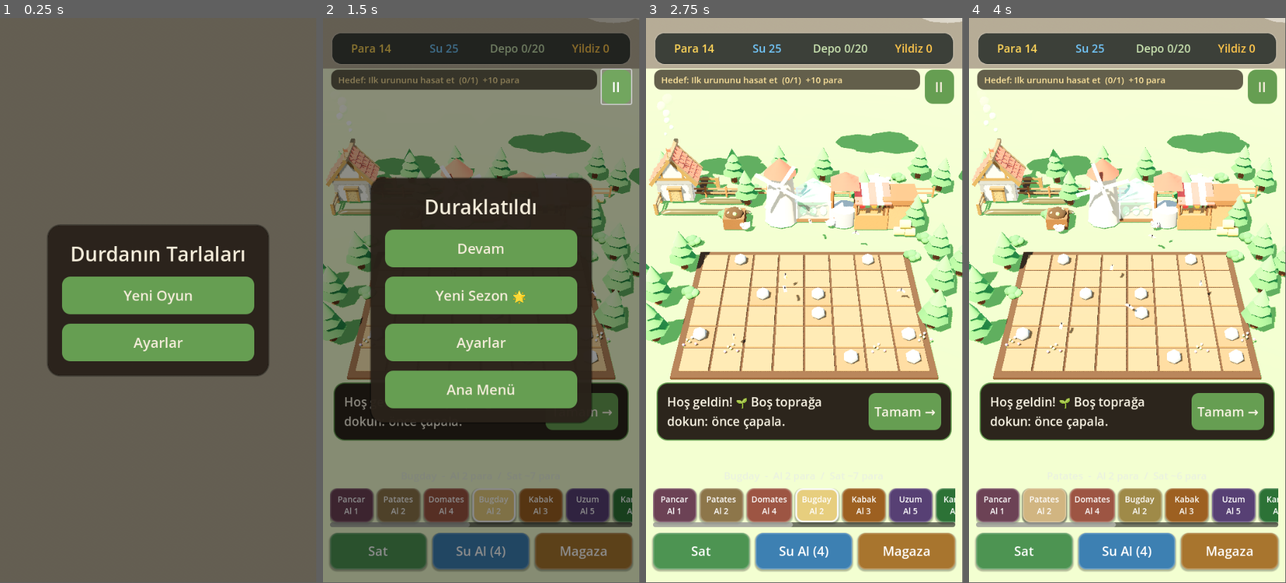
Above: before the commit, frames 1-4 (left to right).
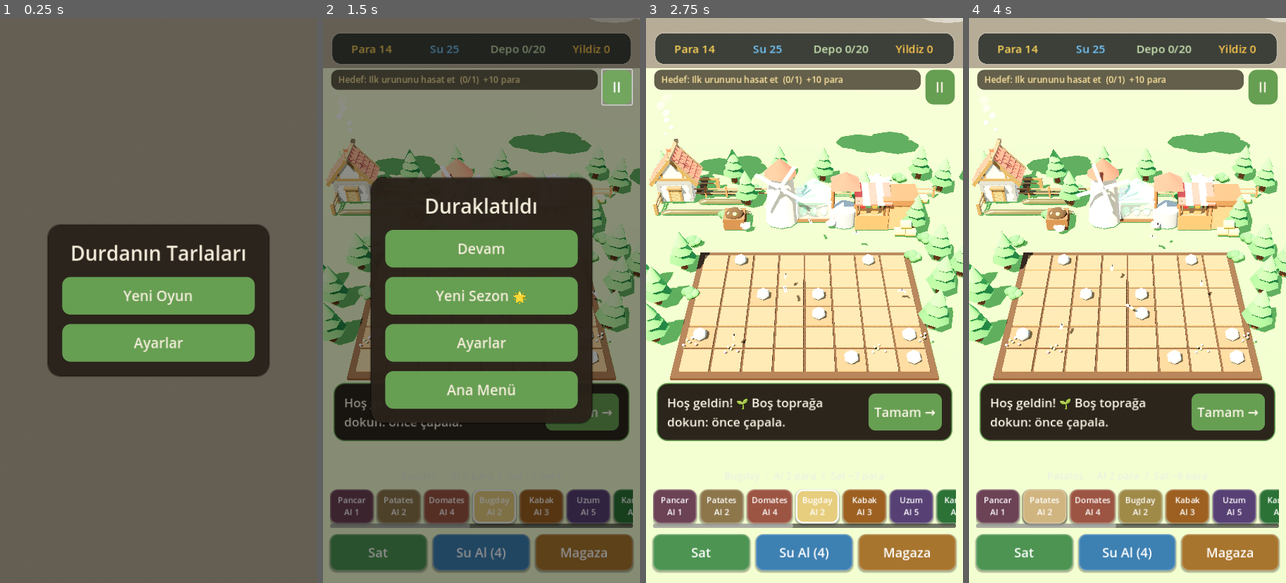
Above: after the commit, the same moments.

Repository: AxelABC00/Gamedeneme2
Game: Godot game, scene res://world.tscn
Two runs of this game, one before a commit and one after it. Both use one fixed random seed, a clock stepped at 60 frames per second and the inputs below.
Inputs:
- Up to frame 1 (0.25 s): no input
- Up to frame 2 (1.5 s): click "Yeni Oyun" at 0.5 s; click "II" at 1.25 s
- Up to frame 3 (2.75 s): click "Devam" at 2 s
- Up to frame 4 (4 s): click "Pancar Al 1" at 2.75 s; click "Patates Al 2" at 3.5 s
In our replay, the window is 449x799 before the commit and 450x800 after it. These sizes can differ from the game's own. Grey fills any space a smaller window leaves; there, only what the larger window draws over its background counts as a difference.

The runs differ from the first frame. In frame 1, 1.3% of the frame differs, in the area x 16-86%, y 36-64%; in frame 2, 6.5%; in frame 3, 11%, in the area x 0-100%, y 0-99%; in frame 4, 11%.

Commit message:
chore(3d): release pipeline — icon, Android export preset, project config, build guide
- app icon: procedural wheat-sprig (_makeicon.gd) -> icon.png/icon_1024.png,
  wired into project.godot (config/icon + boot splash)
- project.godot: version 1.0.0, portrait orientation, mobile stretch
- Android export_presets.cfg.example (arm64+v7, signed, offline/no-INTERNET);
  real export_presets.cfg + release keystore + keystore-info are gitignored (secrets)
- .gitignore for keystore/secrets/build artifacts/screenshots
- RELEASE.md: full signed-APK/AAB build steps (needs Android SDK + export templates,
  which can't be installed headless), store-listing + keystore-safety checklist

Diff:
--- /dev/null
+++ b/prototypes/harvestco-3d/_makeicon.gd
@@ -0,0 +1,112 @@
+# Procedural app-icon generator for "Durdanin Tarlalari" — draws a cozy wheat-sprig
+# farm icon straight into an Image (no GPU needed) and saves PNGs at icon sizes.
+# Run: godot --headless --path . --script res://_makeicon.gd
+extends SceneTree
+
+const N := 1024
+
+func _init():
+	var img := Image.create(N, N, false, Image.FORMAT_RGBA8)
+	_background(img)
+	_sun(img, 748, 250, 120)
+	_hill(img)
+	_wheat(img)
+	img.save_png("res://icon_1024.png")
+	# Godot project/editor icon (also fine as a source for Android launcher icons)
+	var i256 := img.duplicate()
+	i256.resize(256, 256, Image.INTERPOLATE_LANCZOS)
+	i256.save_png("res://icon.png")
+	print("ICON DONE")
+	quit()
+
+func _lerp3(a: Color, b: Color, t: float) -> Color:
+	return a.lerp(b, clamp(t, 0.0, 1.0))
+
+func _background(img: Image) -> void:
+	var sky := Color("#9FD8EE")
+	var mid := Color("#BFE6A6")
+	var grass := Color("#74B84A")
+	for y in range(N):
+		var t := float(y) / float(N)
+		var col: Color
+		if t < 0.55:
+			col = _lerp3(sky, mid, t / 0.55)
+		else:
+			col = _lerp3(mid, grass, (t - 0.55) / 0.45)
+		for x in range(N):
+			img.set_pixel(x, y, col)
+
+func _blend(img: Image, x: int, y: int, col: Color, a: float) -> void:
+	if x < 0 or y < 0 or x >= N or y >= N or a <= 0.0:
+		return
+	var cur := img.get_pixel(x, y)
+	img.set_pixel(x, y, cur.lerp(col, clamp(a, 0.0, 1.0)))
+
+# anti-aliased filled disc
+func _disc(img: Image, cx: float, cy: float, r: float, col: Color, alpha: float = 1.0) -> void:
+	var x0 := int(floor(cx - r - 1)); var x1 := int(ceil(cx + r + 1))
+	var y0 := int(floor(cy - r - 1)); var y1 := int(ceil(cy + r + 1))
+	for y in range(y0, y1):
+		for x in range(x0, x1):
+			var d := Vector2(x + 0.5 - cx, y + 0.5 - cy).length()
+			var cov: float = clamp(r - d + 0.5, 0.0, 1.0)
+			_blend(img, x, y, col, cov * alpha)
+
+# anti-aliased filled ellipse, rotatable
+func _ellipse(img: Image, cx: float, cy: float, rx: float, ry: float, ang_deg: float, col: Color, alpha: float = 1.0) -> void:
+	var ang := deg_to_rad(ang_deg)
+	var ca := cos(ang); var sa := sin(ang)
+	var rr: float = max(rx, ry) + 2.0
+	for y in range(int(cy - rr), int(cy + rr)):
+		for x in range(int(cx - rr), int(cx + rr)):
+			var dx := x + 0.5 - cx; var dy := y + 0.5 - cy
+			var u := dx * ca + dy * sa
+			var v := -dx * sa + dy * ca
+			var f := (u * u) / (rx * rx) + (v * v) / (ry * ry)
+			# soft edge in normalized space
+			var cov: float = clamp((1.0 - f) * min(rx, ry) * 0.5 + 0.5, 0.0, 1.0)
+			_blend(img, x, y, col, cov * alpha)
+
+func _sun(img: Image, cx: float, cy: float, r: float) -> void:
+	_disc(img, cx, cy, r + 46, Color("#FFD23F"), 0.30)   # soft glow
+	_disc(img, cx, cy, r, Color("#FFCE3A"))
+	_disc(img, cx, cy, r * 0.74, Color("#FFE486"))
+
+func _hill(img: Image) -> void:
+	# a big rolling foreground hill across the bottom
+	_ellipse(img, 512, 1230, 940, 560, 0.0, Color("#67AD40"))
+	_ellipse(img, 210, 1180, 460, 320, 0.0, Color("#5C9C39"), 0.85)
+	_ellipse(img, 850, 1200, 500, 340, 0.0, Color("#5C9C39"), 0.85)
+
+func _wheat(img: Image) -> void:
+	var stem := Color("#C79A47")
+	var leaf := Color("#6DBE47")
+	var leaf_dk := Color("#57A537")
+	var grain := Color("#F0C24B")
+	var grain_dk := Color("#D9A63A")
+	# stem (rounded bar)
+	var top := Vector2(512, 452)
+	var bot := Vector2(512, 792)
+	var steps := 60
+	for i in range(steps + 1):
+		var p := top.lerp(bot, float(i) / steps)
+		_disc(img, p.x, p.y, 15, stem)
+	# two leaves off the stem
+	_ellipse(img, 430, 690, 120, 34, 34.0, leaf_dk)
+	_ellipse(img, 433, 686, 112, 28, 34.0, leaf)
+	_ellipse(img, 594, 690, 120, 34, -34.0, leaf_dk)
+	_ellipse(img, 591, 686, 112, 28, -34.0, leaf)
+	# wheat head: paired kernels climbing the top of the stem + a crown kernel
+	var base_y := 470.0
+	for i in range(6):
+		var y := base_y - i * 40.0
+		var sc := 1.0 - i * 0.05
+		# left kernel
+		_ellipse(img, 512 - 30, y, 34 * sc, 17 * sc, 32.0, grain_dk)
+		_ellipse(img, 512 - 30, y, 28 * sc, 13 * sc, 32.0, grain)
+		# right kernel
+		_ellipse(img, 512 + 30, y, 34 * sc, 17 * sc, -32.0, grain_dk)
+		_ellipse(img, 512 + 30, y, 28 * sc, 13 * sc, -32.0, grain)
+	# crown kernel
+	_ellipse(img, 512, base_y - 6 * 40.0 - 6, 30, 52, 0.0, grain_dk)
+	_ellipse(img, 512, base_y - 6 * 40.0 - 6, 24, 46, 0.0, grain)
--- a/prototypes/harvestco-3d/project.godot
+++ b/prototypes/harvestco-3d/project.godot
@@ -4,10 +4,19 @@
 config_version=5
 
 [application]
+
 config/name="Durdanın Tarlaları"
+config/version="1.0.0"
 run/main_scene="res://world.tscn"
 config/features=PackedStringArray("4.3", "Forward Plus")
+config/icon="res://icon.png"
+boot_splash/bg_color=Color(0.45, 0.66, 0.28, 1)
+boot_splash/image="res://icon_1024.png"
 
 [display]
+
 window/size/viewport_width=540
 window/size/viewport_height=960
+window/handheld/orientation=1
+window/stretch/mode="canvas_items"
+window/stretch/aspect="expand"
Binary file added: prototypes/harvestco-3d/icon.png
Binary file added: prototypes/harvestco-3d/icon_1024.png
Not shown, added: prototypes/harvestco-3d/.gitignore
Not shown, added: prototypes/harvestco-3d/RELEASE.md
Not shown, added: prototypes/harvestco-3d/export_presets.cfg.example
